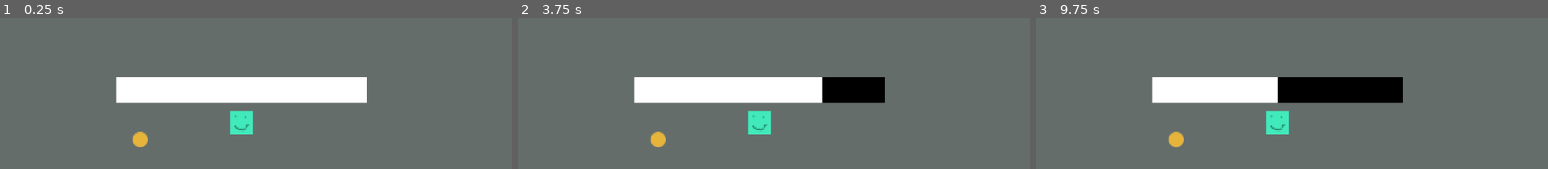
Above: before the commit, frames 1-3 (left to right).
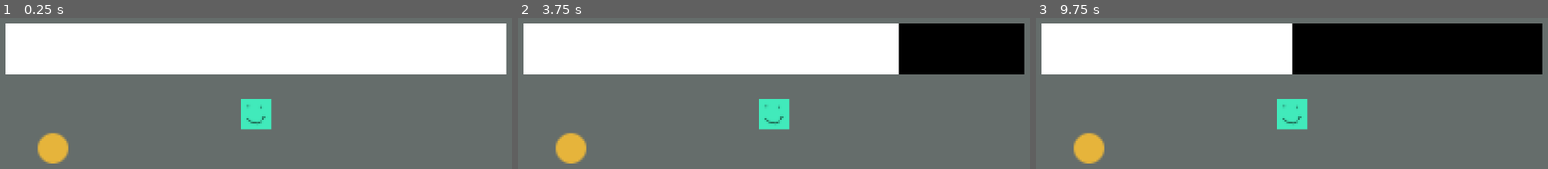
Above: after the commit, the same moments.

Repository: MaxAtoms/fading-life
Game: Godot game, scene res://world/map.tscn
The game is run twice, just before and just after one commit, with the same random seed, the same clock (stepped at 60 frames per second) and the same inputs.
Inputs:
- Up to frame 1 (0.25 s): no input
- Up to frame 2 (3.75 s): tap Enter at 0.5, 2, 3.5 s; tap Space at 1.25, 2.75 s
- Up to frame 3 (9.75 s): tap Space at 4.25 s

The runs differ from the first frame. In frame 1, 44% of the frame differs, in the area x 1-99%, y 3-97%; in frame 2, 44%; in frame 3, 44%.

Commit message:
Set camera zoom and player sizing

Diff:
--- a/player/Player.tscn
+++ b/player/Player.tscn
@@ -87,7 +87,6 @@
 [node name="PlayerSprite" type="Sprite2D" parent="."]
 z_index = 1
 texture_filter = 1
-scale = Vector2(1.5, 1.5625)
 texture = ExtResource("1_xhfnw")
 
 [node name="PlayerCollisionShape" type="CollisionShape2D" parent="."]
@@ -97,7 +96,7 @@
 [node name="Camera2D" type="Camera2D" parent="."]
 visible = false
 position = Vector2(-15, 9)
-zoom = Vector2(1.5, 1.5)
+zoom = Vector2(3, 3)
 
 [node name="Decay" type="Timer" parent="."]
 wait_time = 0.5
